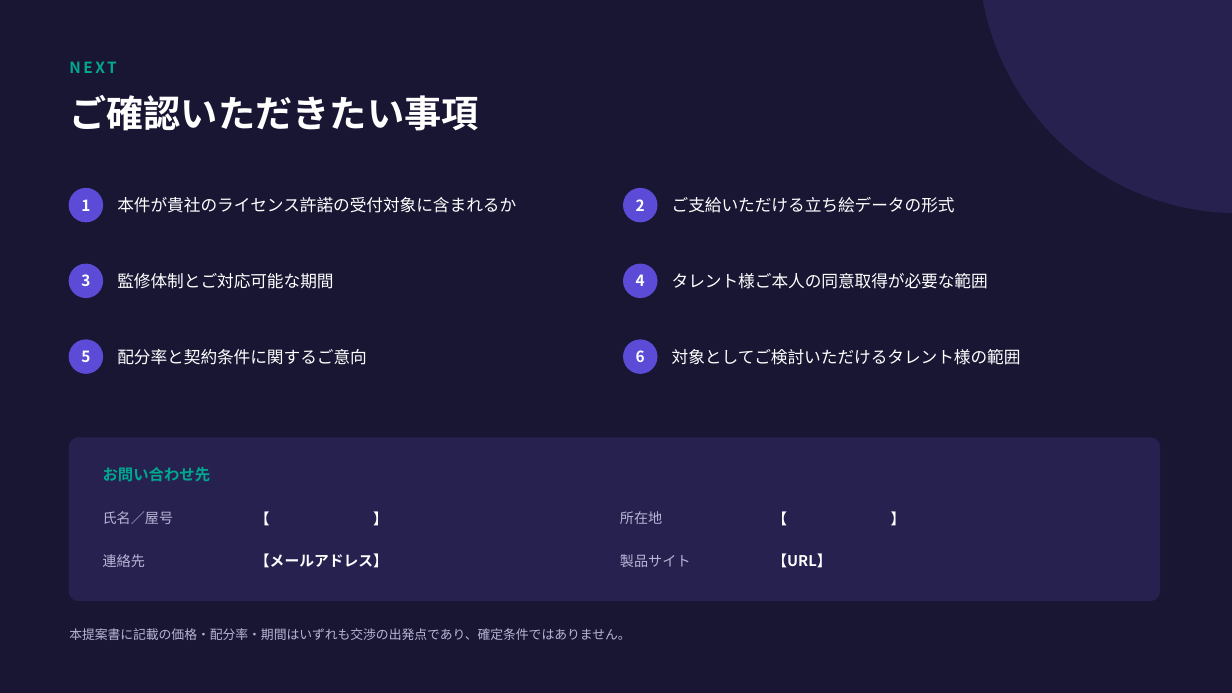
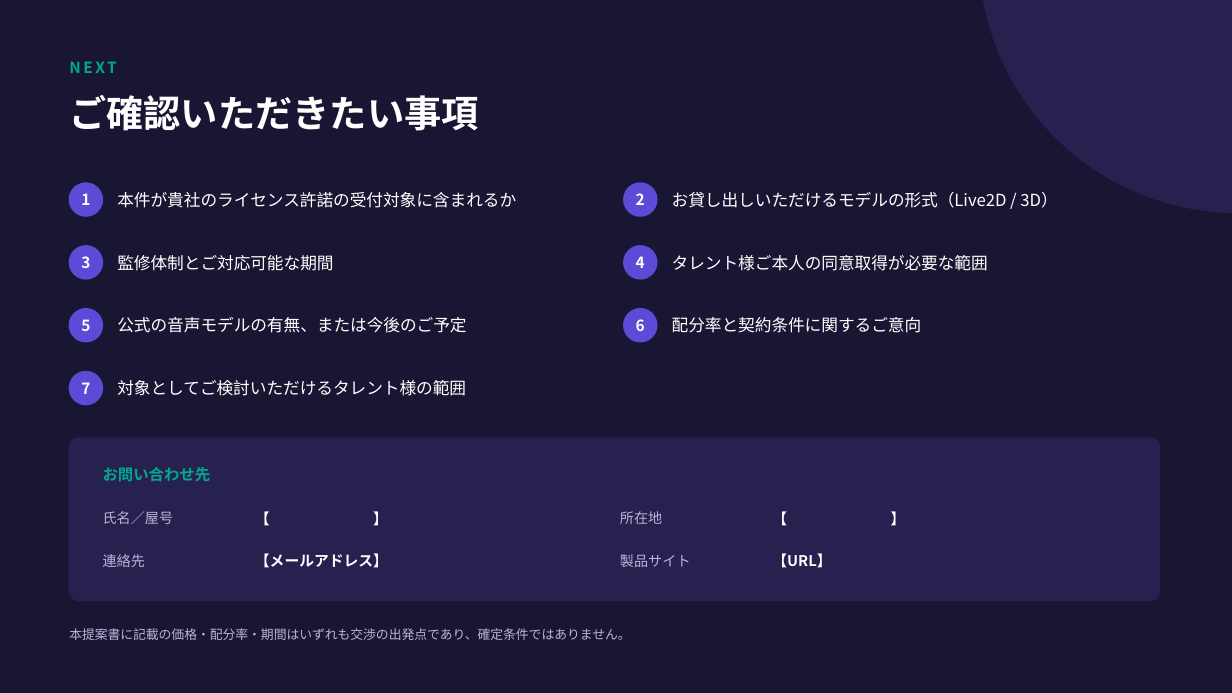
Before and after one commit to benybeny777/PicoAgent, a slide deck: slide 10 of docs/IP-PROPOSAL-VTUBER.pptx. Drawn at 1232x693 pixels with LibreOffice and Linux fonts; fonts in the diff are those of the drawing. Boxes give left, top, right and bottom in pixels: in the first picture for what was removed or moved away, otherwise in the second. Text is boxed around its words. In the diff, an @@ line names an element or a change of style, - is before the commit and + after.

```diff
--- a/docs/IP-PROPOSAL-VTUBER.pptx
+++ b/docs/IP-PROPOSAL-VTUBER.pptx
@@ 3 texts, 2 ellipses: place and size @@
-3 texts, 2 ellipses at (69,189,657,222)
+3 texts, 2 ellipses at (69,183,657,216)
@@ text at (672,192,1057,208): text changed @@
-ご支給いただける立ち絵データの形式
+お貸し出しいただけるモデルの形式（Live2D / 3D）
@@ 4 texts, 2 ellipses: place and size @@
-4 texts, 2 ellipses at (69,264,988,298)
+4 texts, 2 ellipses at (69,246,988,279)
@@ ellipse added at (69,309,103,342), fill #5B4BD6, outline #5B4BD6 1 pt @@
@@ text added at (117,317,466,333), 13 pt, text #FFFFFF @@
+公式の音声モデルの有無、または今後のご予定
@@ 2 texts, 1 ellipse: place and size @@
-2 texts, 1 ellipse at (81,340,657,373)
+2 texts, 1 ellipse at (81,309,657,342)
@@ text "配分率と契約条件に関するご意向": place and size @@
-text "配分率と契約条件に関するご意向" at (117,349,367,365)
+text "配分率と契約条件に関するご意向" at (672,317,922,333)
@@ ellipse: place and size @@
-ellipse at (69,340,103,373)
+ellipse at (69,372,103,405)
@@ text added at (81,382,90,394), 12 pt, text #FFFFFF, bold @@
+7
@@ text "対象としてご検討いただけるタレント様の範囲": place and size @@
-text "対象としてご検討いただけるタレント様の範囲" at (672,349,1021,365)
+text "対象としてご検討いただけるタレント様の範囲" at (117,380,466,396)
```
Also in this commit, not shown: 4 other slides changed, 3 other files.
